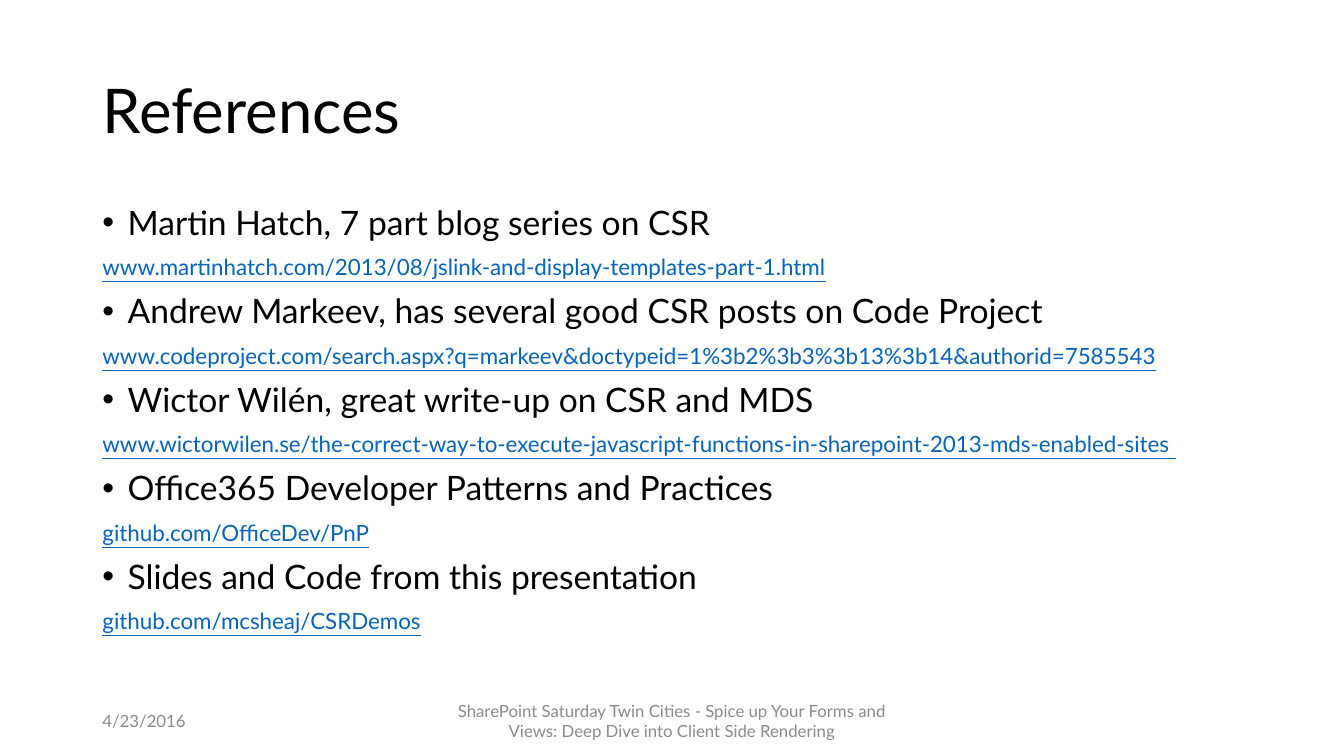
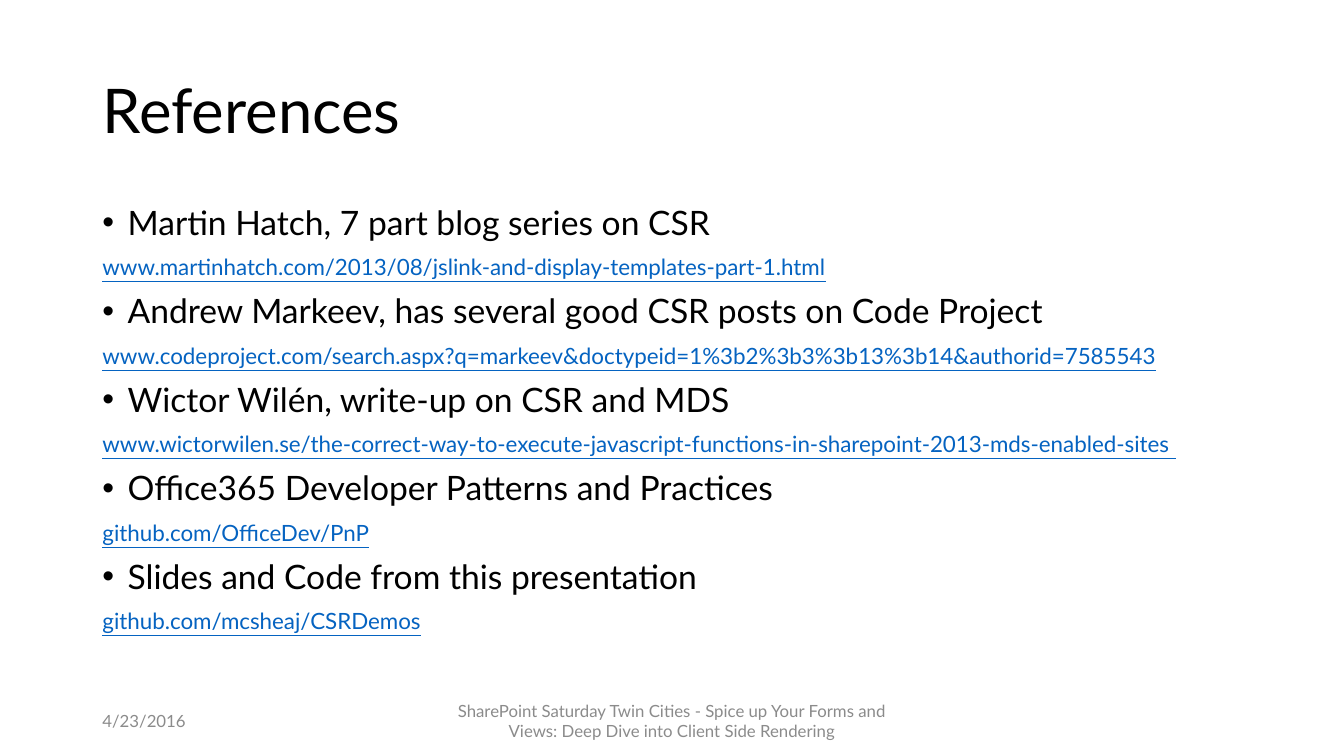
Before and after one commit to mcsheaj/CSRDemos, a slide deck: slide 4 of SPSTwinCities.pptx. Drawn at 1344x756 pixels with LibreOffice and Linux fonts; fonts in the diff are those of the drawing; background and template pictures are left out. Boxes give left, top, right and bottom in pixels: in the first picture for what was removed or moved away, otherwise in the second. Text is boxed around its words. In the diff, an @@ line names an element or a change of style, - is before the commit and + after.

Commit message:
documentation() - updated slides for SPS Twin Cities

```diff
--- a/SPSTwinCities.pptx
+++ b/SPSTwinCities.pptx
@@ text at [128, 387, 729, 418]: text changed @@
-• Wictor Wilén, great write-up on CSR and MDS
+• Wictor Wilén, write-up on CSR and MDS
```
Also in this commit, not shown: 1 other file.
